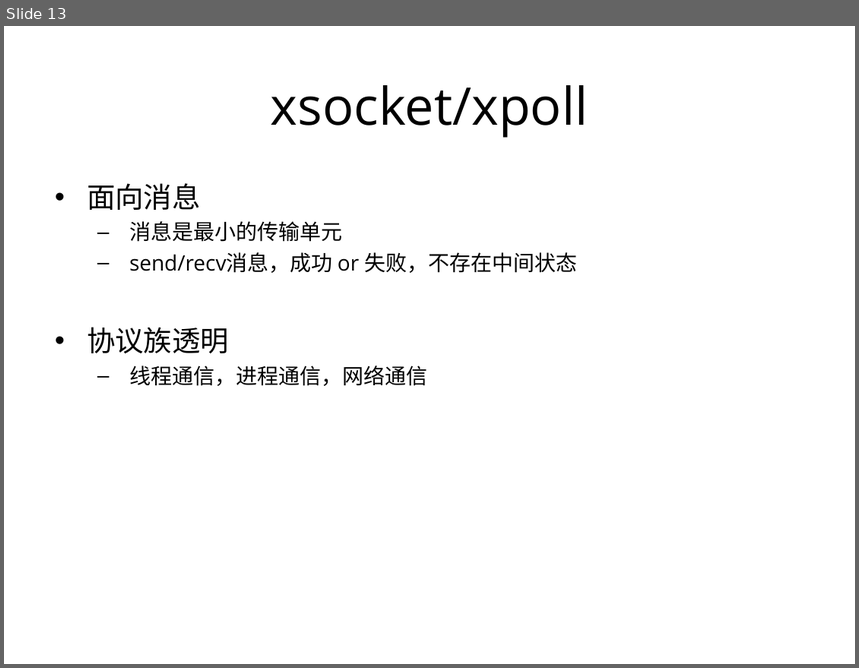
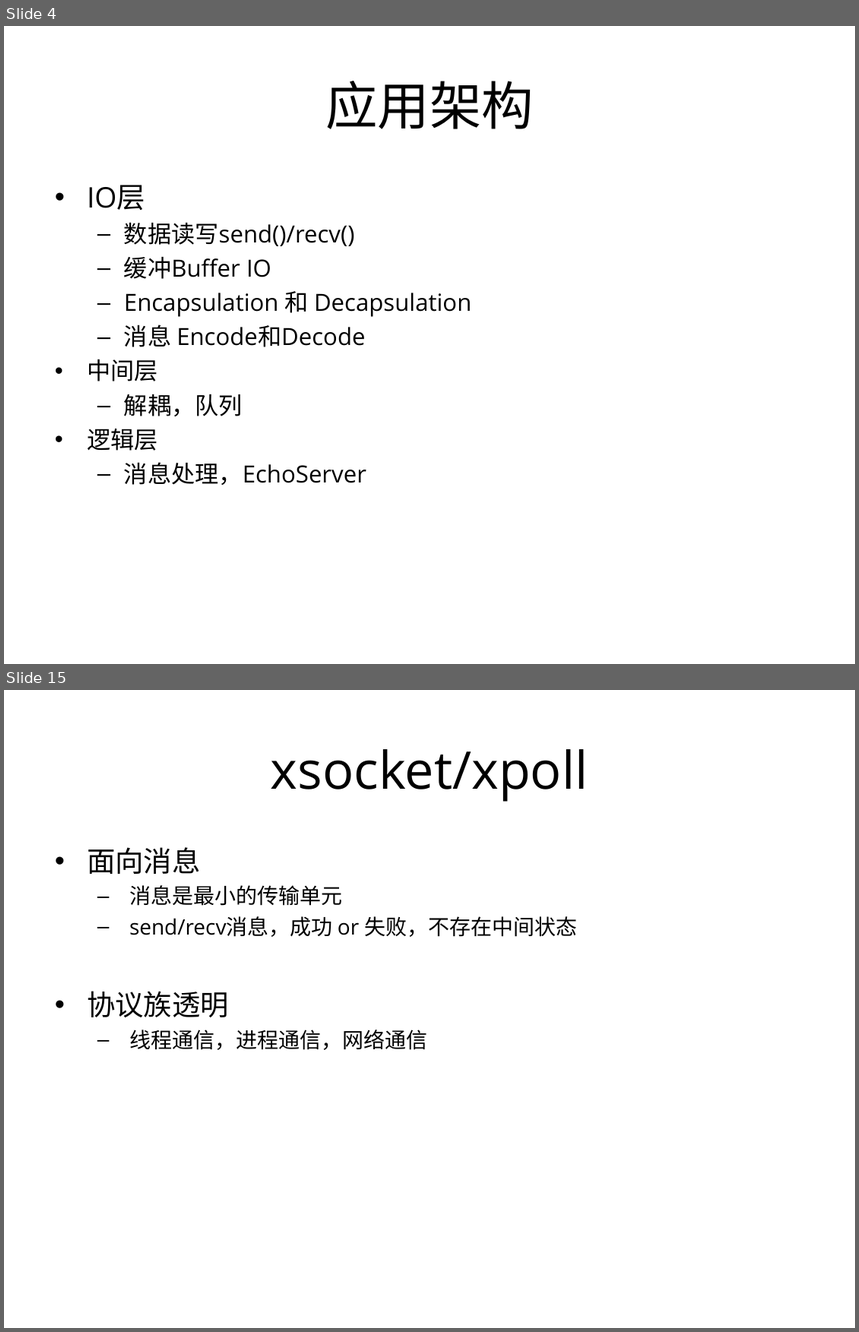
Before and after one commit to proxyio/xio, a slide deck: docs/PROXYIO.ppt. Shown one above the other, each under a label of ours: slide 13 before the commit, slides 4 and 15 after it; the slides between them are not shown. The pictures are 859x668 and 859x1332 pixels, drawn with LibreOffice and Linux fonts; fonts in the diff are those of the drawing. Boxes give left, top, right and bottom in pixels: in the first picture for what was removed or moved away, otherwise in the second. Text is boxed around its words. In the diff, an @@ line names an element or a change of style, - is before the commit and + after.

```diff
--- a/docs/PROXYIO.ppt
+++ b/docs/PROXYIO.ppt
@@ slide 4 added at [4,26,855,664], background #FFFFFF @@
@@ title added at [325,81,534,129], 44 pt, text #000000 @@
+应用架构
@@ text added at [87,185,471,485], 20 pt, text #000000 @@
+• IO层
+  – 数据读写send()/recv()
+  – 缓冲Buffer IO
+  – Encapsulation 和 Decapsulation
+  – 消息 Encode和Decode
+• 中间层
+  – 解耦，队列
+• 逻辑层
+  – 消息处理，EchoServer
@@ what was slide 13 is now slide 15 @@
```
Also in this commit, not shown: 4 slides changed, 9 other slides added, 11 slides removed.
